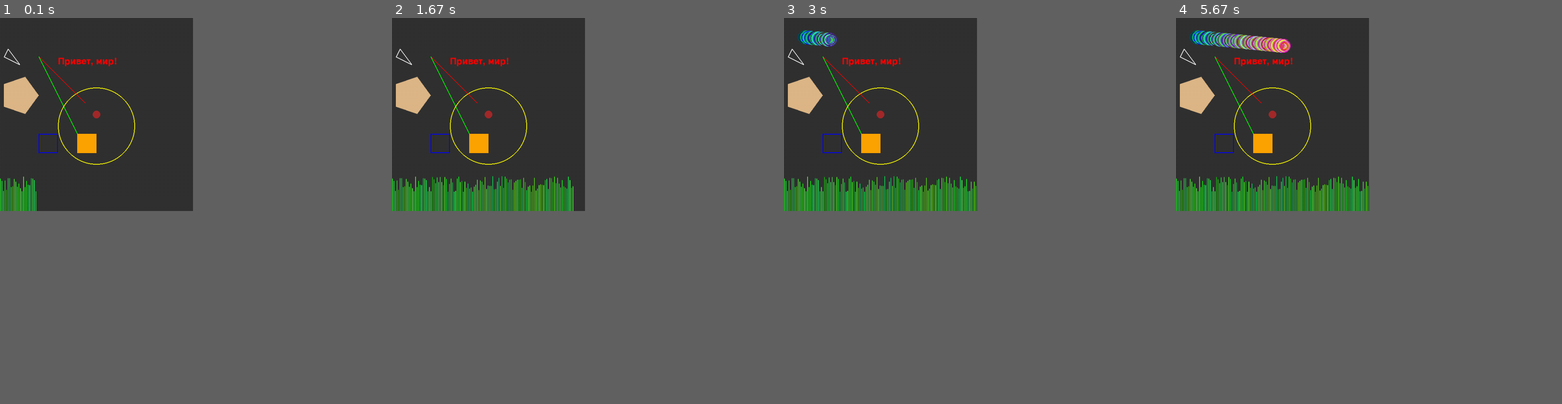
Above: before the commit, frames 1-4 (left to right).
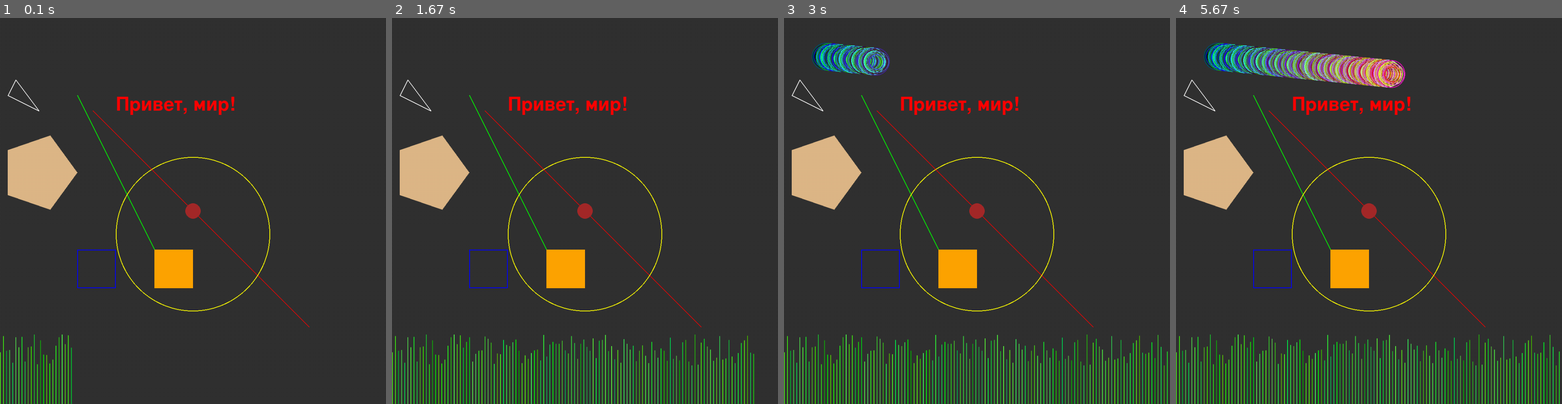
Above: after the commit, the same moments.

Repository: ShashkovS/drawzero
Game: pygame game, started from examples/simple_objects.py
Two runs of this game, one before a commit and one after it. Both use one fixed random seed, a clock stepped at 60 frames per second and the inputs below.
Inputs:
- Up to frame 1 (0.1 s): no input
- Up to frame 2 (1.67 s): no input
- Up to frame 3 (3 s): no input
- Up to frame 4 (5.67 s): no input
In our replay, the window is 450x450 before the commit and 900x900 after it. These sizes can differ from the game's own. Grey fills any space a smaller window leaves; there, only what the larger window draws over its background counts as a difference.

The runs differ from the first frame. In frame 1, 7.4% of the frame differs, in the area x 0-81%, y 8-100%; in frame 2, 13%; in frame 3, 15%; in frame 4, 17%, in the area x 0-100%, y 3-100%.

Commit message:
fix: Цвет теперь везде первым параметром

Diff:
--- a/drawzero/__init__.py
+++ b/drawzero/__init__.py
@@ -1,7 +1,6 @@
 """Draw Zero, a zero-boilerplate graphing library for education.
 """
 
-__version__ = '0.0.5'
+__version__ = '0.0.6'
 
 from .drawzero import *
-from .colordict import *
--- a/drawzero/__main__.py
+++ b/drawzero/__main__.py
@@ -1,4 +1,4 @@
 from drawzero import *
 
-text('Привет, мир!', (100, 200), 48, 'red')
-line((100, 248), (300, 248), 'red')
+text('red', 'Привет, мир!', (200, 400), 48)
+line('red', (200, 548), (600, 948))
--- a/drawzero/colordict.py
+++ /dev/null
@@ -1,289 +0,0 @@
-c_aliceblue = (240, 248, 255)
-c_antiquewhite = (250, 235, 215)
-c_aquamarine = (127, 255, 212)
-c_azure = (240, 255, 255)
-c_beige = (245, 245, 220)
-c_bisque = (255, 228, 196)
-c_black = (0, 0, 0)
-c_blanchedalmond = (255, 235, 205)
-c_blue = (0, 0, 255)
-c_blueviolet = (138, 43, 226)
-c_brown = (165, 42, 42)
-c_burlywood = (222, 184, 135)
-c_cadetblue = (95, 158, 160)
-c_chartreuse = (127, 255, 0)
-c_chocolate = (210, 105, 30)
-c_coral = (255, 127, 80)
-c_cornflowerblue = (100, 149, 237)
-c_cornsilk = (255, 248, 220)
-c_cyan = (0, 255, 255)
-c_darkblue = (0, 0, 139)
-c_darkcyan = (0, 139, 139)
-c_darkgoldenrod = (184, 134, 11)
-c_darkgray = (169, 169, 169)
-c_darkgreen = (0, 100, 0)
-c_darkgrey = (169, 169, 169)
-c_darkkhaki = (189, 183, 107)
-c_darkmagenta = (139, 0, 139)
-c_darkolivegreen = (85, 107, 47)
-c_darkorange = (255, 140, 0)
-c_darkorchid = (153, 50, 204)
-c_darkred = (139, 0, 0)
-c_darksalmon = (233, 150, 122)
-c_darkseagreen = (143, 188, 143)
-c_darkslateblue = (72, 61, 139)
-c_darkslategray = (47, 79, 79)
-c_darkslategrey = (47, 79, 79)
-c_darkturquoise = (0, 206, 209)
-c_darkviolet = (148, 0, 211)
-c_deeppink = (255, 20, 147)
-c_deepskyblue = (0, 191, 255)
-c_dimgray = (105, 105, 105)
-c_dimgrey = (105, 105, 105)
-c_dodgerblue = (30, 144, 255)
-c_firebrick = (178, 34, 34)
-c_floralwhite = (255, 250, 240)
-c_forestgreen = (34, 139, 34)
-c_gainsboro = (220, 220, 220)
-c_ghostwhite = (248, 248, 255)
-c_gold = (255, 215, 0)
-c_goldenrod = (218, 165, 32)
-c_gray = (190, 190, 190)
-c_green = (0, 255, 0)
-c_greenyellow = (173, 255, 47)
-c_grey = (190, 190, 190)
-c_honeydew = (240, 255, 240)
-c_hotpink = (255, 105, 180)
-c_indianred = (205, 92, 92)
-c_ivory = (255, 255, 240)
-c_khaki = (240, 230, 140)
-c_lavender = (230, 230, 250)
-c_lavenderblush = (255, 240, 245)
-c_lawngreen = (124, 252, 0)
-c_lemonchiffon = (255, 250, 205)
-c_lightblue = (173, 216, 230)
-c_lightcoral = (240, 128, 128)
-c_lightcyan = (224, 255, 255)
-c_lightgoldenrod = (238, 221, 130)
-c_lightgoldenrodyellow = (250, 250, 210)
-c_lightgray = (211, 211, 211)
-c_lightgreen = (144, 238, 144)
-c_lightgrey = (211, 211, 211)
-c_lightpink = (255, 182, 193)
-c_lightsalmon = (255, 160, 122)
-c_lightseagreen = (32, 178, 170)
-c_lightskyblue = (135, 206, 250)
-c_lightslateblue = (132, 112, 255)
-c_lightslategray = (119, 136, 153)
-c_lightslategrey = (119, 136, 153)
-c_lightsteelblue = (176, 196, 222)
-c_lightyellow = (255, 255, 224)
-c_limegreen = (50, 205, 50)
-c_linen = (250, 240, 230)
-c_magenta = (255, 0, 255)
-c_maroon = (176, 48, 96)
-c_mediumaquamarine = (102, 205, 170)
-c_mediumblue = (0, 0, 205)
-c_mediumorchid = (186, 85, 211)
-c_mediumpurple = (147, 112, 219)
-c_mediumseagreen = (60, 179, 113)
-c_mediumslateblue = (123, 104, 238)
-c_mediumspringgreen = (0, 250, 154)
-c_mediumturquoise = (72, 209, 204)
-c_mediumvioletred = (199, 21, 133)
-c_midnightblue = (25, 25, 112)
-c_mintcream = (245, 255, 250)
-c_mistyrose = (255, 228, 225)
-c_moccasin = (255, 228, 181)
-c_navajowhite = (255, 222, 173)
-c_navy = (0, 0, 128)
-c_navyblue = (0, 0, 128)
-c_oldlace = (253, 245, 230)
-c_olivedrab = (107, 142, 35)
-c_orange = (255, 165, 0)
-c_orangered = (255, 69, 0)
-c_orchid = (218, 112, 214)
-c_palegoldenrod = (238, 232, 170)
-c_palegreen = (152, 251, 152)
-c_paleturquoise = (175, 238, 238)
-c_palevioletred = (219, 112, 147)
-c_papayawhip = (255, 239, 213)
-c_peachpuff = (255, 218, 185)
-c_peru = (205, 133, 63)
-c_pink = (255, 192, 203)
-c_plum = (221, 160, 221)
-c_powderblue = (176, 224, 230)
-c_purple = (160, 32, 240)
-c_red = (255, 0, 0)
-c_rosybrown = (188, 143, 143)
-c_royalblue = (65, 105, 225)
-c_saddlebrown = (139, 69, 19)
-c_salmon = (250, 128, 114)
-c_sandybrown = (244, 164, 96)
-c_seagreen = (46, 139, 87)
-c_seashell = (255, 245, 238)
-c_sienna = (160, 82, 45)
-c_skyblue = (135, 206, 235)
-c_slateblue = (106, 90, 205)
-c_slategray = (112, 128, 144)
-c_slategrey = (112, 128, 144)
-c_snow = (255, 250, 250)
-c_springgreen = (0, 255, 127)
-c_steelblue = (70, 130, 180)
-c_tan = (210, 180, 140)
-c_thistle = (216, 191, 216)
-c_tomato = (255, 99, 71)
-c_turquoise = (64, 224, 208)
-c_violet = (238, 130, 238)
-c_violetred = (208, 32, 144)
-c_wheat = (245, 222, 179)
-c_white = (255, 255, 255)
-c_whitesmoke = (245, 245, 245)
-c_yellow = (255, 255, 0)
-c_yellowgreen = (154, 205, 50)
-
-THECOLORS = {
-    'aliceblue': c_aliceblue,
-    'antiquewhite': c_antiquewhite,
-    'aquamarine': c_aquamarine,
-    'azure': c_azure,
-    'beige': c_beige,
-    'bisque': c_bisque,
-    'black': c_black,
-    'blanchedalmond': c_blanchedalmond,
-    'blue': c_blue,
-    'blueviolet': c_blueviolet,
-    'brown': c_brown,
-    'burlywood': c_burlywood,
-    'cadetblue': c_cadetblue,
-    'chartreuse': c_chartreuse,
-    'chocolate': c_chocolate,
-    'coral': c_coral,
-    'cornflowerblue': c_cornflowerblue,
-    'cornsilk': c_cornsilk,
-    'cyan': c_cyan,
-    'darkblue': c_darkblue,
-    'darkcyan': c_darkcyan,
-    'darkgoldenrod': c_darkgoldenrod,
-    'darkgray': c_darkgray,
-    'darkgreen': c_darkgreen,
-    'darkgrey': c_darkgrey,
-    'darkkhaki': c_darkkhaki,
-    'darkmagenta': c_darkmagenta,
-    'darkolivegreen': c_darkolivegreen,
-    'darkorange': c_darkorange,
-    'darkorchid': c_darkorchid,
-    'darkred': c_darkred,
-    'darksalmon': c_darksalmon,
-    'darkseagreen': c_darkseagreen,
-    'darkslateblue': c_darkslateblue,
-    'darkslategray': c_darkslategray,
-    'darkslategrey': c_darkslategrey,
-    'darkturquoise': c_darkturquoise,
-    'darkviolet': c_darkviolet,
-    'deeppink': c_deeppink,
-    'deepskyblue': c_deepskyblue,
-    'dimgray': c_dimgray,
-    'dimgrey': c_dimgrey,
-    'dodgerblue': c_dodgerblue,
-    'firebrick': c_firebrick,
-    'floralwhite': c_floralwhite,
-    'forestgreen': c_forestgreen,
-    'gainsboro': c_gainsboro,
-    'ghostwhite': c_ghostwhite,
-    'gold': c_gold,
-    'goldenrod': c_goldenrod,
-    'gray': c_gray,
-    'green': c_green,
-    'greenyellow': c_greenyellow,
-    'grey': c_grey,
-    'honeydew': c_honeydew,
-    'hotpink': c_hotpink,
-    'indianred': c_indianred,
-    'ivory': c_ivory,
-    'khaki': c_khaki,
-    'lavender': c_lavender,
-    'lavenderblush': c_lavenderblush,
-    'lawngreen': c_lawngreen,
-    'lemonchiffon': c_lemonchiffon,
-    'lightblue': c_lightblue,
-    'lightcoral': c_lightcoral,
-    'lightcyan': c_lightcyan,
-    'lightgoldenrod': c_lightgoldenrod,
-    'lightgoldenrodyellow': c_lightgoldenrodyellow,
-    'lightgray': c_lightgray,
-    'lightgreen': c_lightgreen,
-    'lightgrey': c_lightgrey,
-    'lightpink': c_lightpink,
-    'lightsalmon': c_lightsalmon,
-    'lightseagreen': c_lightseagreen,
-    'lightskyblue': c_lightskyblue,
-    'lightslateblue': c_lightslateblue,
-    'lightslategray': c_lightslategray,
-    'lightslategrey': c_lightslategrey,
-    'lightsteelblue': c_lightsteelblue,
-    'lightyellow': c_lightyellow,
-    'limegreen': c_limegreen,
-    'linen': c_linen,
-    'magenta': c_magenta,
-    'maroon': c_maroon,
-    'mediumaquamarine': c_mediumaquamarine,
-    'mediumblue': c_mediumblue,
-    'mediumorchid': c_mediumorchid,
-    'mediumpurple': c_mediumpurple,
-    'mediumseagreen': c_mediumseagreen,
-    'mediumslateblue': c_mediumslateblue,
-    'mediumspringgreen': c_mediumspringgreen,
-    'mediumturquoise': c_mediumturquoise,
-    'mediumvioletred': c_mediumvioletred,
-    'midnightblue': c_midnightblue,
-    'mintcream': c_mintcream,
-    'mistyrose': c_mistyrose,
-    'moccasin': c_moccasin,
-    'navajowhite': c_navajowhite,
-    'navy': c_navy,
-    'navyblue': c_navyblue,
-    'oldlace': c_oldlace,
-    'olivedrab': c_olivedrab,
-    'orange': c_orange,
-    'orangered': c_orangered,
-    'orchid': c_orchid,
-    'palegoldenrod': c_palegoldenrod,
-    'palegreen': c_palegreen,
-    'paleturquoise': c_paleturquoise,
-    'palevioletred': c_palevioletred,
-    'papayawhip': c_papayawhip,
-    'peachpuff': c_peachpuff,
-    'peru': c_peru,
-    'pink': c_pink,
-    'plum': c_plum,
-    'powderblue': c_powderblue,
-    'purple': c_purple,
-    'red': c_red,
-    'rosybrown': c_rosybrown,
-    'royalblue': c_royalblue,
-    'saddlebrown': c_saddlebrown,
-    'salmon': c_salmon,
-    'sandybrown': c_sandybrown,
-    'seagreen': c_seagreen,
-    'seashell': c_seashell,
-    'sienna': c_sienna,
-    'skyblue': c_skyblue,
-    'slateblue': c_slateblue,
-    'slategray': c_slategray,
-    'slategrey': c_slategrey,
-    'snow': c_snow,
-    'springgreen': c_springgreen,
-    'steelblue': c_steelblue,
-    'tan': c_tan,
-    'thistle': c_thistle,
-    'tomato': c_tomato,
-    'turquoise': c_turquoise,
-    'violet': c_violet,
-    'violetred': c_violetred,
-    'wheat': c_wheat,
-    'white': c_white,
-    'whitesmoke': c_whitesmoke,
-    'yellow': c_yellow,
-    'yellowgreen': c_yellowgreen,
-}
--- a/drawzero/drawzero.py
+++ b/drawzero/drawzero.py
@@ -1,7 +1,154 @@
-from . import renderer
-from .colordict import THECOLORS
+import renderer
+import time
+
+c_antiquewhite = (250, 235, 215)
+c_aliceblue = (240, 248, 255)
+c_aquamarine = (127, 255, 212)
+c_azure = (240, 255, 255)
+c_beige = (245, 245, 220)
+c_bisque = (255, 228, 196)
+c_black = (0, 0, 0)
+c_blanchedalmond = (255, 235, 205)
+c_blue = (0, 0, 255)
+c_blueviolet = (138, 43, 226)
+c_brown = (165, 42, 42)
+c_burlywood = (222, 184, 135)
+c_cadetblue = (95, 158, 160)
+c_chartreuse = (127, 255, 0)
+c_chocolate = (210, 105, 30)
+c_coral = (255, 127, 80)
+c_cornflowerblue = (100, 149, 237)
+c_cornsilk = (255, 248, 220)
+c_cyan = (0, 255, 255)
+c_darkblue = (0, 0, 139)
+c_darkcyan = (0, 139, 139)
+c_darkgoldenrod = (184, 134, 11)
+c_darkgray = (169, 169, 169)
+c_darkgreen = (0, 100, 0)
+c_darkgrey = (169, 169, 169)
+c_darkkhaki = (189, 183, 107)
+c_darkmagenta = (139, 0, 139)
+c_darkolivegreen = (85, 107, 47)
+c_darkorange = (255, 140, 0)
+c_darkorchid = (153, 50, 204)
+c_darkred = (139, 0, 0)
+c_darksalmon = (233, 150, 122)
+c_darkseagreen = (143, 188, 143)
+c_darkslateblue = (72, 61, 139)
+c_darkslategray = (47, 79, 79)
+c_darkslategrey = (47, 79, 79)
+c_darkturquoise = (0, 206, 209)
+c_darkviolet = (148, 0, 211)
+c_deeppink = (255, 20, 147)
+c_deepskyblue = (0, 191, 255)
+c_dimgray = (105, 105, 105)
+c_dimgrey = (105, 105, 105)
+c_dodgerblue = (30, 144, 255)
+c_firebrick = (178, 34, 34)
+c_floralwhite = (255, 250, 240)
+c_forestgreen = (34, 139, 34)
+c_gainsboro = (220, 220, 220)
+c_ghostwhite = (248, 248, 255)
+c_gold = (255, 215, 0)
+c_goldenrod = (218, 165, 32)
+c_gray = (190, 190, 190)
+c_green = (0, 255, 0)
+c_greenyellow = (173, 255, 47)
+c_grey = (190, 190, 190)
+c_honeydew = (240, 255, 240)
+c_hotpink = (255, 105, 180)
+c_indianred = (205, 92, 92)
+c_ivory = (255, 255, 240)
+c_khaki = (240, 230, 140)
+c_lavender = (230, 230, 250)
+c_lavenderblush = (255, 240, 245)
+c_lawngreen = (124, 252, 0)
+c_lemonchiffon = (255, 250, 205)
+c_lightblue = (173, 216, 230)
+c_lightcoral = (240, 128, 128)
+c_lightcyan = (224, 255, 255)
+c_lightgoldenrod = (238, 221, 130)
+c_lightgoldenrodyellow = (250, 250, 210)
+c_lightgray = (211, 211, 211)
+c_lightgreen = (144, 238, 144)
+c_lightgrey = (211, 211, 211)
+c_lightpink = (255, 182, 193)
+c_lightsalmon = (255, 160, 122)
+c_lightseagreen = (32, 178, 170)
+c_lightskyblue = (135, 206, 250)
+c_lightslateblue = (132, 112, 255)
+c_lightslategray = (119, 136, 153)
+c_lightslategrey = (119, 136, 153)
+c_lightsteelblue = (176, 196, 222)
+c_lightyellow = (255, 255, 224)
+c_limegreen = (50, 205, 50)
+c_linen = (250, 240, 230)
+c_magenta = (255, 0, 255)
+c_maroon = (176, 48, 96)
+c_mediumaquamarine = (102, 205, 170)
+c_mediumblue = (0, 0, 205)
+c_mediumorchid = (186, 85, 211)
+c_mediumpurple = (147, 112, 219)
+c_mediumseagreen = (60, 179, 113)
+c_mediumslateblue = (123, 104, 238)
+c_mediumspringgreen = (0, 250, 154)
+c_mediumturquoise = (72, 209, 204)
+c_mediumvioletred = (199, 21, 133)
+c_midnightblue = (25, 25, 112)
+c_mintcream = (245, 255, 250)
+c_mistyrose = (255, 228, 225)
+c_moccasin = (255, 228, 181)
+c_navajowhite = (255, 222, 173)
+c_navy = (0, 0, 128)
+c_navyblue = (0, 0, 128)
+c_oldlace = (253, 245, 230)
+c_olivedrab = (107, 142, 35)
+c_orange = (255, 165, 0)
+c_orangered = (255, 69, 0)
+c_orchid = (218, 112, 214)
+c_palegoldenrod = (238, 232, 170)
+c_palegreen = (152, 251, 152)
+c_paleturquoise = (175, 238, 238)
+c_palevioletred = (219, 112, 147)
+c_papayawhip = (255, 239, 213)
+c_peachpuff = (255, 218, 185)
+c_peru = (205, 133, 63)
+c_pink = (255, 192, 203)
+c_plum = (221, 160, 221)
+c_powderblue = (176, 224, 230)
+c_purple = (160, 32, 240)
+c_red = (255, 0, 0)
+c_rosybrown = (188, 143, 143)
+c_royalblue = (65, 105, 225)
+c_saddlebrown = (139, 69, 19)
+c_salmon = (250, 128, 114)
+c_sandybrown = (244, 164, 96)
+c_seagreen = (46, 139, 87)
+c_seashell = (255, 245, 238)
+c_sienna = (160, 82, 45)
+c_skyblue = (135, 206, 235)
+c_slateblue = (106, 90, 205)
+c_slategray = (112, 128, 144)
+c_slategrey = (112, 128, 144)
+c_snow = (255, 250, 250)
+c_springgreen = (0, 255, 127)
+c_steelblue = (70, 130, 180)
+c_tan = (210, 180, 140)
+c_thistle = (216, 191, 216)
+c_tomato = (255, 99, 71)
+c_turquoise = (64, 224, 208)
+c_violet = (238, 130, 238)
+c_violetred = (208, 32, 144)
+c_wheat = (245, 222, 179)
+c_white = (255, 255, 255)
+c_whitesmoke = (245, 245, 245)
+c_yellow = (255, 255, 0)
+c_yellowgreen = (154, 205, 50)
+
+THECOLORS = {obj[2:]: globals()[obj] for obj in locals() if obj.startswith('c_')}
 
 _ = lambda x: x  # That is for gettext localisation
+_SECRET_PRINT = ''
 
 
 def _make_color(arg):
@@ -44,7 +191,7 @@
 def _make_flat(lst):
     flattened = []
     for el in lst:
-        if not isinstance(el, (str, bytes)) and hasattr(el, '__iter__'):
+        if isinstance(el, (tuple, list)):
             flattened.extend(_make_flat(el))
         else:
             flattened.append(el)
@@ -79,79 +226,93 @@
     return list(zip(cords_it, cords_it))
 
 
-def line(start=(100, 100), end=(200, 200), color='white', *args):
+def line(color='red', start=(100, 100), end=(200, 200), *args):
     """Draw a line from start to end."""
-    renderer.draw_line(_make_pos(start), _make_pos(end), _make_color(color), )
-
-
-def circle(pos=(100, 100), radius=10, color='white', *args):
+    parms = _make_pos(start), _make_pos(end), _make_color(color)
+    print(_SECRET_PRINT, 'line', parms)
+    renderer.draw_line(*parms)
+
+
+def circle(color='red', pos=(100, 100), radius=10, *args):
     """Draw a circle."""
-    renderer.draw_circle(_make_pos(pos), _make_int(radius), _make_color(color))
-
-
-def filled_circle(pos=(100, 100), radius=10, color='white', *args):
+    parms = _make_pos(pos), _make_int(radius), _make_color(color)
+    print(_SECRET_PRINT, 'circle', parms)
+    renderer.draw_circle(*parms)
+
+
+def filled_circle(color='red', pos=(100, 100), radius=10, *args):
     """Draw a filled circle."""
-    renderer.draw_filled_circle(_make_pos(pos), _make_int(radius), _make_color(color))
-
-
-def rect(color='white', *rect):
+    parms = _make_pos(pos), _make_int(radius), _make_color(color)
+    print(_SECRET_PRINT, 'filled_circle', parms)
+    renderer.draw_filled_circle(*parms)
+
+
+def rect(color='red', *rect):
     """Draw a rectangle."""
-    renderer.draw_rect(_make_rect(rect), _make_color(color))
-
-
-def filled_rect(color='white', *rect):
+    parms = _make_rect(rect), _make_color(color)
+    print(_SECRET_PRINT, 'rect', parms)
+    renderer.draw_rect(*parms)
+
+
+def filled_rect(color='red', *rect):
     """Draw a filled rectangle."""
-    renderer.draw_filled_rect(_make_rect(rect), _make_color(color))
-
-
-def polygon(color='white', *points):
+    parms = _make_rect(rect), _make_color(color)
+    print(_SECRET_PRINT, 'filled_rect', parms)
+    renderer.draw_filled_rect(*parms)
+
+
+def polygon(color='red', *points):
     """Draw a polygon."""
-    renderer.draw_polygon(_make_color(color), _make_points_list(points))
-
-
-def filled_polygon(color='white', *points):
+    parms = _make_color(color), _make_points_list(points)
+    print(_SECRET_PRINT, 'polygon', parms)
+    renderer.draw_polygon(*parms)
+
+
+def filled_polygon(color='red', *points):
     """Draw a filled polygon."""
-    renderer.draw_filled_polygon(_make_color(color), _make_points_list(points))
-
-
-def text(text='', pos=(100, 100), fontsize=24, color='black', *args, **kwargs):
+    parms = _make_color(color), _make_points_list(points)
+    print(_SECRET_PRINT, 'filled_polygon', parms)
+    renderer.draw_filled_polygon(*parms)
+
+
+def text(color='red', text='', pos=(100, 100), fontsize=24, *args, **kwargs):
     """Draw text to the screen."""
-    renderer.draw_text(text, _make_pos(pos), _make_int(fontsize), _make_color(color))
+    parms = text, _make_pos(pos), _make_int(fontsize), _make_color(color)
+    print(_SECRET_PRINT, 'text', parms)
+    renderer.draw_text(*parms)
 
 
 def clear():
     """Reset the screen to black."""
-    renderer.draw_fill((0, 0, 0))
-
-
-def fill(color='white'):
+    print(_SECRET_PRINT, 'clear')
+    renderer.draw_clear()
+
+
+def fill(color='red'):
     """Fill the screen with a solid color."""
-    renderer.draw_fill(_make_color(color))
-    pass
+    parms = _make_color(color),  # Запятая нужна!
+    print(_SECRET_PRINT, 'fill', parms)
+    renderer.draw_fill(*parms)
 
 
 def blit(image, pos):
     """Draw the image to the screen at the given position."""
-    renderer.draw_blit(image, _make_pos(pos))
-
-
-def window(width=500, height=500):
+    parms = image, _make_pos(pos)
+    print(_SECRET_PRINT, 'blit', parms)
+    renderer.draw_blit(*parms)
+
+
+def window(width=1000, height=1000):
     """Resize window."""
     renderer.draw_resize(_make_int(width), _make_int(height))
 
 
-def set_line_width(width=2):
-    """Resize window."""
-    renderer.draw_set_line_width(width)
-
-
 ################################################################################
 
 class Obj:
     pass
 
 
-# PyGameZero style
 screen = Obj()
 screen.clear = clear
 screen.fill = fill
@@ -165,5 +326,15 @@
 screen.draw.polygon = polygon
 screen.draw.filled_polygon = filled_polygon
 screen.draw.text = text
-tick = renderer.draw_tick
-sleep = renderer.draw_sleep
+sleep = time.sleep
+
+FPS = 1 / 60
+
+
+def tick(*, _prev=[0]):
+    """Выждать такое время, чтобы частота обновления кадров была 60 FPS"""
+    cur = time.time()
+    dif = _prev[0] + FPS - cur
+    _prev[0] = cur
+    if dif > 0:
+        time.sleep(dif)
--- a/drawzero/renderer.py
+++ b/drawzero/renderer.py
@@ -1,6 +1,6 @@
 import atexit
 import sys
-from typing import Tuple, List
+from typing import Tuple, List, Union
 
 import pygame
 
@@ -75,6 +75,12 @@
     pygame.display.update()
 
 
+def draw_clear(color: Clr = (0, 0, 0)):
+    """Fill the screen with a solid color."""
+    _surface.fill(color)  # Заливаем всё чёрным
+    pygame.display.update()
+
+
 def draw_blit(image, pos):
     """Draw the image to the screen at the given position."""
     EXTNS = ['png', 'gif', 'jpg', 'jpeg', 'bmp']
@@ -96,7 +102,7 @@
         sys.exit()
 
 
-def draw_sleep(t):
+def draw_sleep(t: Union[int, float]):
     ticks = int(t * 60 + 0.5)
     for __ in range(ticks):
         draw_tick()
@@ -113,7 +119,7 @@
 
 
 def _init_surface():
-    SCREEN_SIZE = (500, 500)
+    SCREEN_SIZE = (1000, 1000)
     pygame.init()
     _pygame_surface = pygame.display.set_mode(SCREEN_SIZE)
     _pygame_surface.fill((0, 0, 0))
--- a/examples/simple_objects.py
+++ b/examples/simple_objects.py
@@ -7,25 +7,20 @@
 fill((50, 50, 50))
 # blit('test1', (0,0))
 
-line((100, 100), (200, 200), 'red')
-line((100, 100), (200, 300), 'green')
-circle((250, 280), 100, 'yellow')
-filled_circle((250, 250), 10, 'brown')
-text('Привет, мир!', (150, 100), 36, 'red')
-rect('blue', (100, 300, 50, 50))
-filled_rect('orange', (200, 300, 50, 50))
-polygon('white', [(10, 100), (50, 120), (20, 80)])
-filled_polygon('burlywood', 100, 200, 65, 152, 10, 171, 10, 229, 65, 248, )
+line('red', (400, 400), (800, 800))
+line('green', (200, 200), (400, 600))
+circle('yellow', (500, 560), 200)
+filled_circle('brown', (500, 500), 20)
+text('red', 'Привет, мир!', (300, 200), 72)
+rect('blue', (200, 600, 100, 100))
+filled_rect('orange', (400, 600, 100, 100))
+polygon('white', [(20, 200), (100, 240), (40, 160)])
+filled_polygon('burlywood', 200, 400, 130, 304, 20, 342, 20, 458, 130, 496, )
+screen.draw.line('red', (240, 240), (440, 440))
 
-screen.draw.line((120, 120), (220, 220), 'red')
-
-for i in range(0, 500, 4):
-    line((i, 500), (i, 450 - randint(0, 40)), (randint(0, 90), 255 - randint(0, 90), randint(0, 90)))
+for i in range(0, 1000, 8):
+    line((randint(0, 90), 255 - randint(0, 90), randint(0, 90)), (i, 1000), (i, 900 - randint(0, 80)))
 
 for i in range(60 * 5):
     tick()
-    circle(
-        (50 + i, 50 + i // 10),
-        10 + 2 * (i % 5),
-        (i % 255, (19 * i) % 255, (91 * i) % 255)
-    )
+    circle((i % 255, (19 * i) % 255, (91 * i) % 255), (100 + 2*i, 100 + i // 5), 20 + 4 * (i % 5))
--- a/examples/traffic_light.py
+++ b/examples/traffic_light.py
@@ -12,10 +12,10 @@
 
 
 def traf_light(red, yellow, green):
-    filled_rect(c_black, (200, 150, 100, 240))
-    filled_circle((250, 340), 30, green)
-    filled_circle((250, 270), 30, yellow)
-    filled_circle((250, 200), 30, red)
+    filled_rect(c_black, (400, 300, 200, 480))
+    filled_circle(green, (500, 680), 60)
+    filled_circle(yellow, (500, 540), 60)
+    filled_circle(red, (500, 400), 60)
 
 
 for i in range(5):
